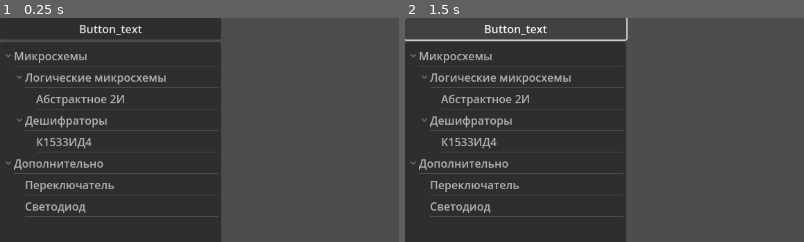
Above: before the commit, frames 1-2 (left to right).
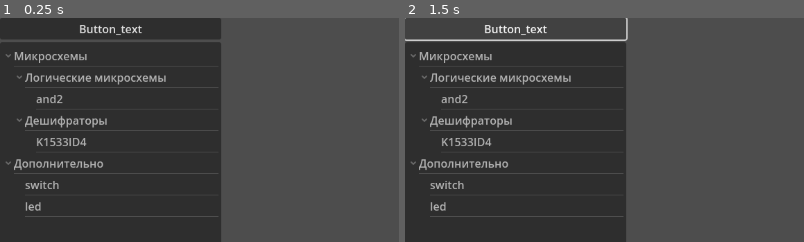
Above: after the commit, the same moments.

Repository: Andrien777/tvbuilder-m
Game: Godot game, scene res://ui/main_scene.tscn
The game is run twice, just before and just after one commit, with the same random seed, the same clock (stepped at 60 frames per second) and the same inputs.
Inputs:
- Up to frame 1 (0.25 s): no input
- Up to frame 2 (1.5 s): click "Button_text" at 0.5 s; click "Button_text" at 1.25 s
The pictures show only the part of the screen within x 0-50%, y 0-50%; the shares and areas given below are measured in that part.

The runs differ from the first frame. In frame 1, 1.3% of the frame differs, in the area x 6-32%, y 33-88%; in frame 2, 1.3%.

Commit message:
It kinda can load components. Side tree is a little modified as a temporary measure. Added temporary name system for components

Diff:
--- a/components/circuit_component.gd
+++ b/components/circuit_component.gd
@@ -11,11 +11,13 @@
 var texture: String
 const side_padding = 20 # TODO: Move side_padding to spec?
 var pins: Array
-func initialize(spec: ComponentSpecification)->void:
+var comp_name: String
+func initialize(spec: ComponentSpecification, comp_name: String)->void:
 	self.input_pickable = true
 	var sprite = Sprite2D.new()
 	var hitbox = CollisionShape2D.new()
 	var shape = RectangleShape2D.new()
+	self.comp_name = comp_name
 	shape.size = test_texture.get_size()
 	hitbox.shape = shape
 	height = spec.height
@@ -125,7 +127,11 @@
 		})
 	return {
 		"id": id,
-		"name": "ic", #TODO: Add name
+		"name": comp_name,
+		"num_pins": pinsArray.size(),
 		"pins": pinsArray,
+		"width": width,
+		"height": height,
+		"texture": texture,
 		"position": position
 	}
--- a/components/ic/logic/led.gd
+++ b/components/ic/logic/led.gd
@@ -1,8 +1,8 @@
 extends CircuitComponent
 class_name LED
 var sprite: Sprite2D
-func initialize(spec: ComponentSpecification)->void:
-	super.initialize(spec)
+func initialize(spec: ComponentSpecification, comp_name: String)->void:
+	super.initialize(spec, comp_name)
 	self.scale = Vector2(0.5,1)
 	sprite = Sprite2D.new()
 	sprite.texture = test_texture
--- a/components/ic/logic/switch.gd
+++ b/components/ic/logic/switch.gd
@@ -7,8 +7,8 @@
 func _ready() -> void:
 	pass
 
-func initialize(spec: ComponentSpecification)->void:
-	super.initialize(spec)
+func initialize(spec: ComponentSpecification, comp_name: String)->void:
+	super.initialize(spec, comp_name)
 	self.scale = Vector2(0.5,1)
 	var button = SwitchButton.new()
 	button.initialize(self)
--- a/netlist/wire_manager.gd
+++ b/netlist/wire_manager.gd
@@ -42,3 +42,6 @@
 # Called every frame. 'delta' is the elapsed time since the previous frame.
 func _process(delta: float) -> void:
 	pass
+
+func get_json_list():
+	pass
--- a/save.json
+++ b/save.json
@@ -1,8 +1,63 @@
 {
 	"components": [
 		{
+			"height": 25,
 			"id": 0,
-			"name": "ic",
+			"name": "and2",
+			"num_pins": 6,
+			"pins": [
+				{
+					"description": "",
+					"direction": "DIRECTION_INPUT",
+					"index": 1,
+					"position": "TOP",
+					"readable_name": "Вход A"
+				},
+				{
+					"description": "",
+					"direction": "DIRECTION_INPUT",
+					"index": 2,
+					"position": "TOP",
+					"readable_name": "Вход B"
+				},
+				{
+					"description": "Описание",
+					"direction": "DIRECTION_OUTPUT",
+					"index": 3,
+					"position": "TOP",
+					"readable_name": "Выход A&B"
+				},
+				{
+					"description": "",
+					"direction": "DIRECTION_INPUT",
+					"index": 4,
+					"position": "BOTTOM",
+					"readable_name": "Вход C"
+				},
+				{
+					"description": "",
+					"direction": "DIRECTION_INPUT",
+					"index": 5,
+					"position": "BOTTOM",
+					"readable_name": "Вход D"
+				},
+				{
+					"description": "Описание",
+					"direction": "DIRECTION_OUTPUT",
+					"index": 6,
+					"position": "BOTTOM",
+					"readable_name": "Выход C&D"
+				}
+			],
+			"position": "(516, 223)",
+			"texture": "",
+			"width": 25
+		},
+		{
+			"height": 25,
+			"id": 1,
+			"name": "switch",
+			"num_pins": 1,
 			"pins": [
 				{
 					"description": "",
@@ -12,11 +67,15 @@
 					"readable_name": ""
 				}
 			],
-			"position": "(516, 357)"
+			"position": "(530, 467)",
+			"texture": "",
+			"width": 25
 		},
 		{
-			"id": 1,
-			"name": "ic",
+			"height": 25,
+			"id": 2,
+			"name": "led",
+			"num_pins": 1,
 			"pins": [
 				{
 					"description": "",
@@ -26,19 +85,10 @@
 					"readable_name": ""
 				}
 			],
-			"position": "(567, 120)"
+			"position": "(847, 266)",
+			"texture": "",
+			"width": 25
 		}
 	],
-	"netlist": [
-		{
-			"from": {
-				"ic": 0,
-				"pin": 1
-			},
-			"to": {
-				"ic": 1,
-				"pin": 1
-			}
-		}
-	]
+	"netlist": []
 }
--- a/ui/ic_elements_tree/tree_config.json
+++ b/ui/ic_elements_tree/tree_config.json
@@ -8,7 +8,7 @@
 					"group_name": "Логические микросхемы",
 					"subelements": [
 						{
-							"ic_name": "Абстрактное 2И",
+							"ic_name": "and2",
 							"config_path": "res://components/ic/configs/and2.json",
 							"logic_class_path": "res://components/ic/logic/And2.gd"
 						}
@@ -18,7 +18,7 @@
 					"group_name": "Дешифраторы",
 					"subelements": [
 						{
-							"ic_name": "К1533ИД4",
+							"ic_name": "K1533ID4",
 							"config_path": "res://components/ic/configs/K1533ID4.json",
 							"logic_class_path": "res://components/ic/demux/K1533ID4.gd"
 						}
@@ -30,12 +30,12 @@
 			"group_name": "Дополнительно",
 			"subelements": [
 				{
-					"ic_name": "Переключатель",
+					"ic_name": "switch",
 					"config_path": "res://components/ic/configs/switch.json",
 					"logic_class_path": "res://components/ic/logic/switch.gd"
 				},
 				{
-					"ic_name": "Светодиод",
+					"ic_name": "led",
 					"config_path": "res://components/ic/configs/led.json",
 					"logic_class_path": "res://components/ic/logic/led.gd"
 				}
--- a/ui/main_scene.gd
+++ b/ui/main_scene.gd
@@ -17,7 +17,7 @@
 		spec.initialize_from_json( ICsTreeManager.get_config_path(element_name) )
 
 		var element: CircuitComponent = load( ICsTreeManager.get_class_path(element_name) ).new()
-		element.initialize(spec)
+		element.initialize(spec, element_name)
 		element.position = get_global_mouse_position()
 		add_child(element)
 	elif event.is_action_pressed("save_scheme"):
--- a/ui/save_manager.gd
+++ b/ui/save_manager.gd
@@ -15,7 +15,38 @@
 	file.close()
 
 func load(scene: Node2D):
-	pass
+	var json = JSON.new()
+	var file = FileAccess.open("res://save.json", FileAccess.READ).get_as_text()
+	var parsed = json.parse_string(file)
+	if parsed == null:
+		print("error")
+		return
+	for ic in parsed.components:
+		var component: CircuitComponent
+		match(ic.name):
+			"K1533ID4":
+				component = K1533ID4.new()
+			"and2":
+				component = And2.new()
+			"led":
+				component = LED.new()
+			"switch":
+				component = Switch.new()
+		var spec = ComponentSpecification.new()
+		var pinSpecArray: Array[PinSpecification]
+		for pin in ic.pins:
+			var pinSpec = PinSpecification.new()
+			pinSpec.initialize(pin.index, NetConstants.parse_direction(pin.direction), pin.position, pin.readable_name, pin.description)
+			pinSpecArray.append(pinSpec)
+		spec.initialize(ic.num_pins, ic.height, ic.width, ic.texture, pinSpecArray)
+		component.initialize(spec, ic.name)
+		component.id = ic.id
+		scene.add_child(component)
+		var pos = ic.position.split(",")
+		var x = float(pos[0].replace("(", ""))
+		var y = float(pos[1].replace(")", ""))
+		component.position = Vector2(x, y)
+		ic_list.append(component)
 
 # Called when the node enters the scene tree for the first time.
 func _ready() -> void:
